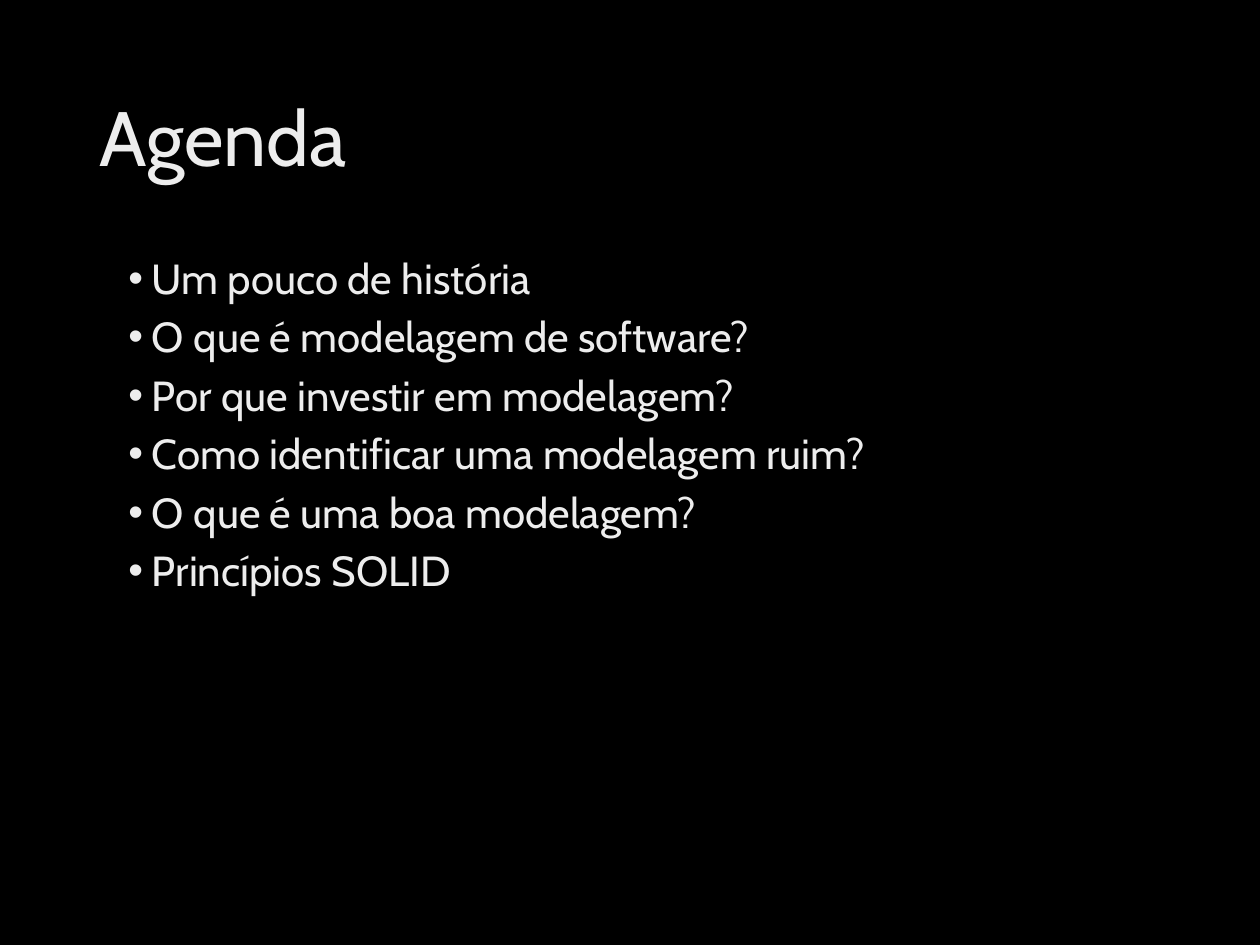
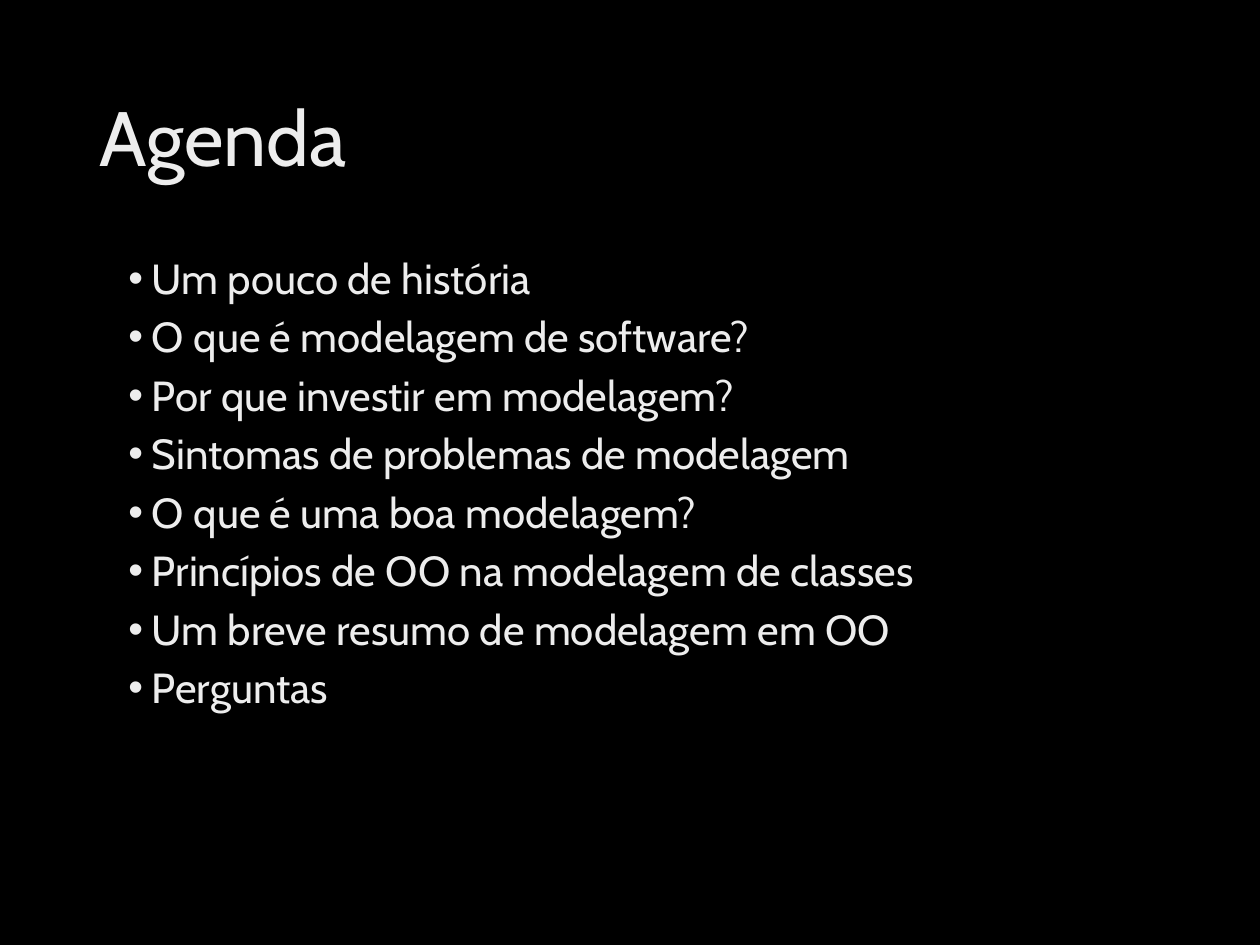
Before and after one commit to ivanpaulovich/event-sourcing-jambo, a slide deck: slide 2 of docs/Princípios SOLID de OO usando .NET.pptx. Drawn at 1260x945 pixels with LibreOffice and Linux fonts; fonts in the diff are those of the drawing; background and template pictures are left out. Boxes give left, top, right and bottom in pixels: in the first picture for what was removed or moved away, otherwise in the second. Text is boxed around its words. In the diff, an @@ line names an element or a change of style, - is before the commit and + after.

```diff
--- a/docs/Princípios SOLID de OO usando .NET.pptx
+++ b/docs/Princípios SOLID de OO usando .NET.pptx
@@ text at <box>152,437,849,479</box>: text changed @@
-• Como identificar uma modelagem ruim?
+• Sintomas de problemas de modelagem
@@ text at <box>152,554,914,713</box>: text changed @@
-• Princípios SOLID
+• Princípios de OO na modelagem de classes
+• Um breve resumo de modelagem em OO
+• Perguntas
```
Also in this commit, not shown: 5 other slides changed, 10 other files.
